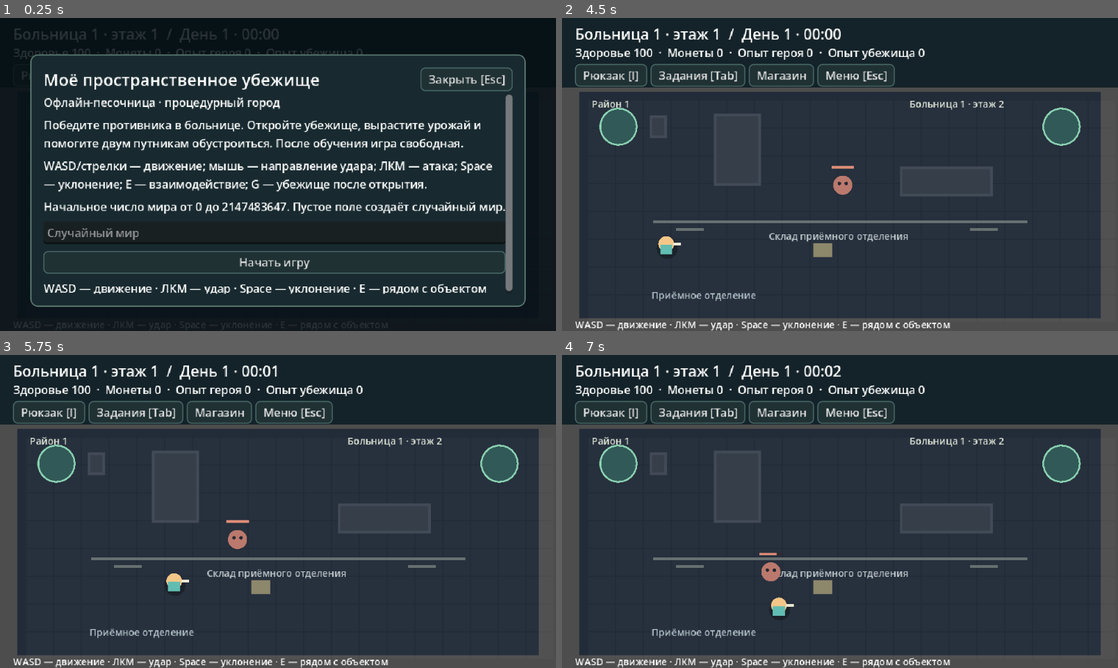
Above: before the commit, frames 1-4 (two rows, left to right).
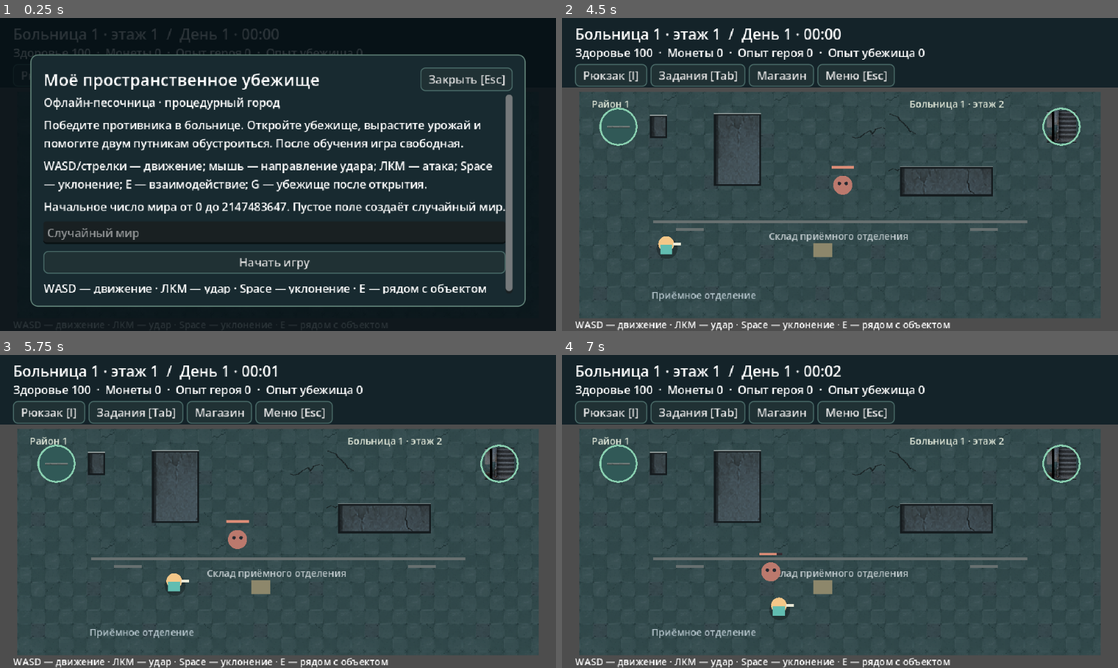
Above: after the commit, the same moments.

Repository: AndreyCokol/My_shelter
Game: Godot game, scene res://game/scenes/main/playable.tscn
The game is run twice, just before and just after one commit, with the same random seed, the same clock (stepped at 60 frames per second) and the same inputs.
Inputs (mouse positions are in pixels of both pictures, inside the frame that each line leads up to):
- Up to frame 1 (0.25 s): no input
- Up to frame 2 (4.5 s): click (834, 233) at 0.52 s; type "12" at 0.6 s; click "Рюкзак [I]" at 1.25 s; click "Задания [Tab]" at 2 s; click "Магазин" at 2.75 s; click "Меню [Esc]" at 3.5 s; click "Начать игру" at 4.25 s
- Up to frame 3 (5.75 s): move the mouse to (400, 495) at 5.02 s; hold D (move_right) from 5.03 s (still down); click (400, 495) at 5.1 s
- Up to frame 4 (7 s): move the mouse to (728, 527) at 5.77 s; release D (move_right) at 5.78 s; hold S (move_down) 5.78-6.53 s; tap Space (dodge) at 5.85 s; click (728, 527) at 5.92 s; move the mouse to (895, 442) at 6.52 s; hold D (move_right) from 6.53 s (still down); hold E (interact) from 6.53 s (still down); click (895, 442) at 6.67 s

The runs differ from the first frame. In frame 2, 43% of the frame differs, in the area x 3-97%, y 23-96%; in frame 3, 43%; in frame 4, 43%.

Commit message:
feat(art): integrate environment textures and interactive inventory grid

Diff:
--- /dev/null
+++ b/game/assets/project/inventory/knife.svg
@@ -0,0 +1 @@
+<svg xmlns="http://www.w3.org/2000/svg" width="24" height="24" viewBox="0 0 24 24" shape-rendering="crispEdges"><path fill="#26282c" d="M19 2h3v6l-8 8h-2l-6 6H2v-4l7-7V9z"/><path fill="#ced3cc" d="M19 3h2v4l-8 8-3-3z"/><path fill="#829094" d="M21 5v3l-7 7-2-1z"/><path fill="#a97145" d="M9 12l3 3-7 6H3v-2z"/><path fill="#e7b977" d="M8 11h2l4 4v2h-2z"/></svg>
--- /dev/null
+++ b/game/assets/project/inventory/lamp_kit.svg
@@ -0,0 +1 @@
+<svg xmlns="http://www.w3.org/2000/svg" width="24" height="24" viewBox="0 0 24 24" shape-rendering="crispEdges"><path fill="#493126" d="M3 8h5V5h8v3h5v13H3z"/><path fill="#996d47" d="M4 9h16v11H4z"/><path fill="#d6a765" d="M5 10h14v3H5zm0 8h14v2H5zm4-9V6h6v3h-2V8h-2v1z"/><path fill="#f1bd63" d="M10 13h4v5h-4z"/><path fill="#ffe4a5" d="M11 14h2v3h-2z"/></svg>
--- /dev/null
+++ b/game/assets/project/inventory/potato.svg
@@ -0,0 +1 @@
+<svg xmlns="http://www.w3.org/2000/svg" width="24" height="24" viewBox="0 0 24 24" shape-rendering="crispEdges"><path fill="#573121" d="M7 5h10v2h3v3h2v7h-3v3H7v-2H3v-4H2v-4h2V7h3z"/><path fill="#ad6c3d" d="M7 7h10v2h3v7h-3v2H7v-2H4v-6h3z"/><path fill="#d49b60" d="M7 8h9v2h2v4h-4v2H7v-2H5v-4h2z"/><path fill="#8c5335" d="M8 10h2v2H8zm6 3h2v2h-2z"/></svg>
--- /dev/null
+++ b/game/assets/project/inventory/salvage.svg
@@ -0,0 +1 @@
+<svg xmlns="http://www.w3.org/2000/svg" width="24" height="24" viewBox="0 0 24 24" shape-rendering="crispEdges"><path fill="#302825" d="M3 8h5V4h4v2h4v3h5v5h-2v6H4v-3H2v-6h1z"/><path fill="#a37d62" d="M4 10h5v7H5v-3H4zm12 0h4v4h-4z"/><path fill="#89969a" d="M9 5h4v2h3v9h-2v2H8v-3h2z"/><path fill="#c5bdad" d="M10 6h2v2h3v2h-4zm0 8h4v2h-4z"/></svg>
--- /dev/null
+++ b/game/assets/project/inventory/seed.svg
@@ -0,0 +1 @@
+<svg xmlns="http://www.w3.org/2000/svg" width="24" height="24" viewBox="0 0 24 24" shape-rendering="crispEdges"><path fill="#482c22" d="M5 8h14v3h2v10H3V11h2z"/><path fill="#bf8550" d="M7 4h10v5h2v10H5V9h2z"/><path fill="#e6b978" d="M7 4h10v3H7zm0 6h10v7H7z"/><path fill="#567b48" d="M11 11h2v5h-2zm2-1h3v2h-3zm-4 2h2v2H9z"/></svg>
--- a/game/scenes/worlds/world.gd
+++ b/game/scenes/worlds/world.gd
@@ -15,6 +15,7 @@
 var last_occlusion_position := Vector2.INF
 const DistrictEvents = preload("res://game/systems/world/district_events.gd")
 const Construction = preload("res://game/systems/shelter/construction.gd")
+const WorldArt = preload("res://game/scenes/worlds/world_art.gd")
 const Layout = preload("res://game/systems/world/world_layout.gd")
 
 func configure_layout(nodes: Dictionary, id: String) -> void:
@@ -36,6 +37,7 @@
 
 func _ready() -> void:
 	z_index = -10
+	texture_repeat = CanvasItem.TEXTURE_REPEAT_ENABLED
 	var walls := [Rect2(20, 85, 600, 10), Rect2(20, 335, 600, 10), Rect2(20, 85, 10, 260), Rect2(610, 85, 10, 260)]
 	walls.append_array(layout.get("obstacles", []))
 	for rect in walls:
@@ -144,8 +146,7 @@
 		return
 	for obstacle in layout.obstacles:
 		if app.hero.position.y < obstacle.end.y and obstacle.grow(18).has_point(app.hero.position):
-			occlusion.draw_rect(obstacle, Color("424a57"))
-			occlusion.draw_rect(obstacle.grow(-3), Color("353e49"))
+			WorldArt.obstacle(occlusion, scene_id, obstacle)
 
 func draw_location_detail() -> void:
 	if layout.is_empty():
@@ -156,47 +157,33 @@
 	match scene_id:
 		"outside":
 			label = Layout.STREET_PROFILES[variant]
-			draw_rect(Rect2(91, 245, 459, 44), Color("303641"))
-			if variant == 0 or variant == 2:
-				for x in range(113, 548, 39):
-					draw_rect(Rect2(x, 264, 20, 3), Color("6a6660"))
-			elif variant == 1:
-				for x in range(116, 532, 16):
-					draw_rect(Rect2(x, 250, 7, 13), Color("756749"))
-			else:
-				for y in [247, 286]:
-					draw_line(Vector2(92, y), Vector2(548, y), Color("6f7678"), 2)
 		"house":
 			label = Layout.HOUSE_PROFILES[variant]
-			for y in range(104, 248, 12):
-				draw_rect(Rect2(126, y, 403, 1), Color("3e383c"))
 		"hospital":
 			label = Layout.HOSPITAL_PROFILES[variant]
 			var accents := [Color("677070"), Color("545875"), Color("435f59"), Color("5e526e")]
 			draw_rect(Rect2(105, 233, 431, 3), accents[variant])
 			for x in [131, 470]:
 				draw_rect(Rect2(x, 242, 32, 3), accents[variant])
-		"shelter":
-			draw_rect(Rect2(121, 137, 420, 103), Color("626646"))
-			for x in range(132, 530, 23):
-				draw_line(Vector2(x, 138), Vector2(x, 239), Color("6a6f4e"), 1)
 	if not label.is_empty():
 		draw_string(ThemeDB.fallback_font, Vector2(103, 323), label, HORIZONTAL_ALIGNMENT_LEFT, -1, 11, Color("b5c5cc"))
 
 func _draw() -> void:
-	var colors := {"hospital": Color("222b38"), "outside": Color("202c37"), "shelter": Color("485e43"), "louvre": Color("383744"), "house": Color("282d38")}
-	draw_rect(Rect2(20, 85, 600, 260), colors[scene_id])
-	for x in range(30, 610, 32):
-		for y in range(95, 335, 32):
-			draw_rect(Rect2(x, y, 31, 31), Color(1, 1, 1, 0.025))
+	var variant := int(str(layout.get("segment", "")).get_slice(":", 1))
+	WorldArt.ground(self, scene_id, variant)
 	draw_location_detail()
 	for portal in portals:
-		draw_circle(portal.position, 21, Color("315957"))
+		var stairs: bool = scene_id == "hospital" and Layout.kind(portal.to) == "hospital"
+		if stairs:
+			WorldArt.stamp(self, "stairs", Rect2(portal.position - Vector2(17, 18), Vector2(34, 36)), WorldArt.COLD)
+		else:
+			draw_circle(portal.position, 21, Color("315957"))
+			if scene_id in ["hospital", "house"]:
+				WorldArt.stamp(self, "threshold", Rect2(portal.position - Vector2(18, 12), Vector2(36, 24)))
 		draw_arc(portal.position, 21, 0, TAU, 24, Color("8cd3b3"), 2)
 		draw_string(ThemeDB.fallback_font, Vector2(34 if portal.position.x < 320 else 400, portal.position.y - 22), portal.label, HORIZONTAL_ALIGNMENT_LEFT, -1, 11, Color("e0e7d8"))
 	for obstacle in layout.get("obstacles", []):
-		draw_rect(obstacle, Color("424a57"))
-		draw_rect(obstacle.grow(-3), Color("353e49"))
+		WorldArt.obstacle(self, scene_id, obstacle)
 	if scene_id == "hospital" and layout.is_empty():
 		for x in [75, 170, 450]:
 			draw_rect(Rect2(x, 120, 44, 68), Color("62747c"))
@@ -208,11 +195,11 @@
 		draw_string(ThemeDB.fallback_font, resource_point + Vector2(-62, -12), label, HORIZONTAL_ALIGNMENT_LEFT, -1, 11, Color("c1cbce"))
 	elif scene_id == "shelter":
 		draw_colored_polygon(PackedVector2Array([Vector2(360, 205), Vector2(405, 130), Vector2(450, 205)]), Color("bda16c"))
-		draw_rect(Rect2(392, 170, 27, 35), Color("594c39"))
+		WorldArt.tile(self, "wood", Rect2(386, 168, 40, 38), WorldArt.WARM)
 		var plots: Array = app.snapshot().crops.plots if app != null else []
 		for i in range(plots.size()):
 			var status: String = plots[i].status
-			draw_rect(Rect2(170 + i * 65, 175, 55, 50), Color("705442"))
+			WorldArt.tile(self, "soil", Rect2(170 + i * 65, 175, 55, 50), WorldArt.WARM)
 			if status != "empty":
 				var leaf := Color("98c46c") if status != "spoiled" else Color("907560")
 				for dx in [12, 30, 44]:
--- /dev/null
+++ b/game/scenes/worlds/world_art.gd
@@ -0,0 +1,62 @@
+extends RefCounted
+
+const ROOT = "res://game/assets/project/world/"
+const HOSPITAL = ["hospital_teal", "hospital_beige", "hospital_blue", "hospital_blue"]
+const HOMES = ["parquet", "linoleum", "ceramic", "concrete"]
+const COLD := Color("9aa9b5")
+const DIM := Color("788895")
+const WARM := Color("fff2d4")
+static var textures := {}
+
+static func texture(id: String) -> Texture2D:
+	if not textures.has(id):
+		textures[id] = load(ROOT + id + ".png")
+	return textures[id]
+
+static func tile(canvas: CanvasItem, id: String, rect: Rect2, tint: Color = Color.WHITE) -> void:
+	canvas.draw_texture_rect(texture(id), rect, true, tint)
+
+static func stamp(canvas: CanvasItem, id: String, rect: Rect2, tint: Color = Color.WHITE) -> void:
+	canvas.draw_texture_rect(texture(id), rect, false, tint)
+
+static func ground(canvas: CanvasItem, kind: String, variant: int) -> void:
+	var bounds := Rect2(20, 85, 600, 260)
+	match kind:
+		"hospital":
+			tile(canvas, HOSPITAL[variant], bounds, DIM)
+			stamp(canvas, "cracks", Rect2(328, 104 + 24 * variant, 86, 86), COLD)
+		"house":
+			tile(canvas, HOMES[variant], bounds, DIM)
+		"outside":
+			tile(canvas, "street_grass", bounds, DIM)
+			tile(canvas, "pavement", Rect2(20, 215, 600, 120), COLD)
+			tile(canvas, "asphalt_broken" if variant in [1, 2] else "asphalt", Rect2(20, 238, 600, 72), COLD)
+			for y in [233, 305]:
+				for x in range(20, 620, 60):
+					stamp(canvas, "curb", Rect2(x, y - 9, 60, 18), COLD)
+			if variant == 0:
+				stamp(canvas, "crosswalk", Rect2(398, 239, 63, 69), COLD)
+			elif variant == 3:
+				for x in range(44, 576, 64):
+					stamp(canvas, "road_dash", Rect2(x, 251, 52, 42), COLD)
+			elif variant == 2:
+				stamp(canvas, "weeds", Rect2(403, 159, 74, 74), COLD)
+			stamp(canvas, "puddle", Rect2(167 + 38 * variant, 166, 56, 56), COLD)
+		"shelter":
+			tile(canvas, "grass", bounds, WARM)
+			tile(canvas, "path", Rect2(20, 142, 600, 36), WARM)
+			tile(canvas, "flowers", Rect2(448, 211, 157, 116), WARM)
+		_:
+			tile(canvas, "asphalt_broken", bounds, COLD)
+			tile(canvas, "pavement", Rect2(117, 149, 411, 80), COLD)
+
+static func obstacle(canvas: CanvasItem, kind: String, rect: Rect2) -> void:
+	var surface := "concrete"
+	if kind == "hospital":
+		surface = "hospital_wall"
+	elif kind == "house":
+		surface = "wallpaper"
+	canvas.draw_rect(rect, Color("141a1d"))
+	if rect.size.x > 4 and rect.size.y > 4:
+		tile(canvas, surface, rect.grow(-2), DIM)
+	canvas.draw_line(rect.position, Vector2(rect.end.x, rect.position.y), Color("98a2a1"), 1)
--- a/game/tests/e2e/run_runtime_tests.gd
+++ b/game/tests/e2e/run_runtime_tests.gd
@@ -52,6 +52,26 @@
 	check(app.session.pauses.is_paused(), "step12 inventory modal pauses clock")
 	app.ui.run_command("inventory.claim_parcel", {"parcel_id": "starter"})
 	check(app.last_result.ok and app.session.pauses.is_paused(), "step12 panel command releases only own token and restores pause")
+	await process_frame
+	var item: Dictionary = app.snapshot().inventory.items.filter(func(stack): return stack.type_id == "seed.basic")[0]
+	for slot in app.ui.body.find_children("*", "Button", true, false):
+		if slot.tooltip_text == "Семена":
+			slot.pressed.emit()
+			break
+	var move_to_storage: Array = app.ui.body.find_children("*", "Button", true, false).filter(func(control): return control.text == "В хранилище")
+	check(app.ui.inventory_selection == item.instance_id and move_to_storage.size() == 1, "inventory grid selection opens the actual item action")
+	if not move_to_storage.is_empty():
+		move_to_storage[0].pressed.emit()
+	await process_frame
+	var storage_tab: Array = app.ui.body.find_children("*", "Button", true, false).filter(func(control): return control.text == "Хранилище")
+	if not storage_tab.is_empty():
+		storage_tab[0].pressed.emit()
+	var move_to_bag: Array = app.ui.body.find_children("*", "Button", true, false).filter(func(control): return control.text == "В рюкзак")
+	check(app.last_result.ok and app.ui.inventory_container == "storage" and move_to_bag.size() == 1, "storage tab shows the transferred item")
+	if not move_to_bag.is_empty():
+		move_to_bag[0].pressed.emit()
+	await process_frame
+	check(app.last_result.ok and app.snapshot().inventory.items.any(func(stack): return stack.type_id == "seed.basic" and stack.container_id == "player" and stack.quantity == 4), "inventory UI moves the complete available stack back")
 	var external: int = app.session.pauses.acquire_pause("test-other-window")
 	app.ui.run_command("inventory.purchase", {"offer_id": "seed"})
 	check(app.last_result.code == "PAUSED", "step12 panel cannot bypass another pause owner")
@@ -83,6 +103,15 @@
 				print("DIFFERENT ", key, " before=", saved[key], " after=", app.snapshot()[key])
 	check(loaded_result.ok and app.snapshot() == saved and app.hero.health == 73 and app.hero.position == Vector2(200, 270), "E2E05 load installs all domains position and health")
 	app.ui.open_panel("inventory")
+	var reserved_id: String = saved.inventory.reservations[0].instance_id
+	var reserved_stack: Dictionary = saved.inventory.items.filter(func(stack): return stack.instance_id == reserved_id)[0]
+	app.ui.select_inventory(reserved_stack.container_id, reserved_id)
+	var reserved_quantity := 0
+	for reservation in saved.inventory.reservations:
+		if reservation.instance_id == reserved_id:
+			reserved_quantity += int(reservation.quantity)
+	var matching_labels: Array = app.ui.body.find_children("*", "Label", true, false).filter(func(control): return ("В резерве: %d" % reserved_quantity) in control.text)
+	check(matching_labels.size() == 1, "inventory details show the real reservation on the selected stack")
 	var focused_button: Button = app.ui.body.find_children("*", "Button", true, false)[0]
 	focused_button.grab_focus()
 	var escape := InputEventKey.new()
--- a/game/tests/e2e/run_visual_tests.gd
+++ b/game/tests/e2e/run_visual_tests.gd
@@ -34,7 +34,10 @@
 		await physics_frame
 	await process_frame
 	check(app.snapshot().world_states.first_enemy_defeated, "step13 render scene keeps gameplay alive")
+	await RenderingServer.frame_post_draw
+	root.get_texture().get_image().save_png("/tmp/shelter-visual/hospital.png")
 	app.transition("shelter")
+	check(app.command("inventory.claim_parcel", {"parcel_id": "starter"}).ok, "populate inventory with real gameplay items")
 	await process_frame
 	await RenderingServer.frame_post_draw
 	root.get_texture().get_image().save_png("/tmp/shelter-visual/shelter.png")
--- a/game/ui/game_ui.gd
+++ b/game/ui/game_ui.gd
@@ -6,7 +6,18 @@
 const Work = preload("res://game/systems/shelter/resident_work.gd")
 const Construction = preload("res://game/systems/shelter/construction.gd")
 const Layout = preload("res://game/systems/world/world_layout.gd")
+const Gameplay = preload("res://game/systems/gameplay/gameplay_commands.gd")
 const Art = preload("res://game/ui/asset_theme.gd")
+
+const ITEM_ICONS = {
+	"seed.basic": preload("res://game/assets/project/inventory/seed.svg"),
+	"crop.potato": preload("res://game/assets/project/inventory/potato.svg"),
+	"tool.basic": preload("res://game/assets/project/inventory/knife.svg"),
+	"material.salvage": preload("res://game/assets/project/inventory/salvage.svg"),
+	"material.lamp_kit": preload("res://game/assets/project/inventory/lamp_kit.svg"),
+}
+var inventory_container := "player"
+var inventory_selection := ""
 
 var app
 var panel_id: String = ""
@@ -323,15 +334,7 @@
 			if app.hero.defeated:
 				button(body, "Повторить безопасное восстановление героя", _retry_defeat)
 		"inventory":
-			if state.schema_version == 4 and state.scene.current_scene_id == "shelter":
-				button(body, "Работа жителей", open_panel.bind("jobs"))
-			line("Системная посылка доступна после открытия убежища. Переносится весь свободный остаток стека.")
-			button(body, "Получить стартовую посылку", run_command.bind("inventory.claim_parcel", {"parcel_id": "starter"}))
-			for item in state.inventory.items:
-				var available: int = preload("res://game/systems/gameplay/gameplay_commands.gd").available(state, item)
-				line("%s ×%d · %s · свободно %d" % [app.rules().items[item.type_id].name, item.quantity, "рюкзак" if item.container_id == "player" else "хранилище", available])
-				if available > 0:
-					button(body, "В хранилище" if item.container_id == "player" else "В рюкзак", run_command.bind("inventory.transfer", {"instance_id": item.instance_id, "from_id": item.container_id, "to_id": "storage" if item.container_id == "player" else "player", "quantity": available}))
+			render_inventory(state)
 		"workshop":
 			if state.schema_version != 4 or state.scene.current_scene_id != "shelter":
 				line("Мастерская доступна на стройплощадке убежища.")
@@ -401,6 +404,132 @@
 	if not notice.text.is_empty():
 		line(notice.text)
 
+func render_inventory(state: Dictionary) -> void:
+	var names := {"player": "Рюкзак", "storage": "Хранилище"}
+	var stacks: Array = state.inventory.items.filter(func(item): return item.container_id == inventory_container)
+	var used := 0
+	var capacity := 0
+	for container in state.inventory.containers:
+		if container.id == inventory_container:
+			capacity = int(container.capacity_units)
+	var selected := {}
+	for item in stacks:
+		used += int(item.quantity)
+		if item.instance_id == inventory_selection:
+			selected = item
+	if selected.is_empty() and not stacks.is_empty():
+		selected = stacks[0]
+	inventory_selection = selected.get("instance_id", "")
+	var tabs := HBoxContainer.new()
+	body.add_child(tabs)
+	var accent := Color("b9945a") if state.scene.current_scene_id == "shelter" else Color("bd744d")
+	for id in names:
+		var tab := button(tabs, names[id], select_inventory.bind(id, ""))
+		if id == inventory_container:
+			tab.name = "InventoryCurrentTab"
+			tab.add_theme_stylebox_override("normal", inventory_style(Color("472a23"), accent, 2))
+	var usage := Label.new()
+	usage.text = "%d / %d ед.    ·    Монеты %d" % [used, capacity, state.wallet.system_coins]
+	usage.size_flags_horizontal = Control.SIZE_EXPAND_FILL
+	usage.horizontal_alignment = HORIZONTAL_ALIGNMENT_RIGHT
+	tabs.add_child(usage)
+
+	var content := HBoxContainer.new()
+	content.add_theme_constant_override("separation", 8)
+	body.add_child(content)
+	var grid := GridContainer.new()
+	grid.columns = 6
+	grid.add_theme_constant_override("h_separation", 4)
+	grid.add_theme_constant_override("v_separation", 4)
+	content.add_child(grid)
+	var rules: Dictionary = app.rules()
+	for index in range(maxi(18, ceili(stacks.size() / 6.0) * 6)):
+		var item: Dictionary = stacks[index] if index < stacks.size() else {}
+		var slot := Button.new()
+		slot.custom_minimum_size = Vector2(47, 35)
+		slot.icon_alignment = HORIZONTAL_ALIGNMENT_CENTER
+		slot.add_theme_constant_override("icon_max_width", 23)
+		slot.add_theme_stylebox_override("normal", inventory_style(Color("211e1b"), Color("73523d")))
+		slot.add_theme_stylebox_override("disabled", inventory_style(Color("161516"), Color("443831")))
+		slot.add_theme_stylebox_override("hover", inventory_style(Color("382820"), accent))
+		slot.add_theme_stylebox_override("pressed", inventory_style(Color("503126"), accent, 2))
+		slot.add_theme_stylebox_override("focus", inventory_style(Color.TRANSPARENT, Color("f1c27a"), 2))
+		grid.add_child(slot)
+		if item.is_empty():
+			slot.disabled = true
+			continue
+		slot.icon = ITEM_ICONS.get(item.type_id, Art.texture("inventory"))
+		slot.tooltip_text = rules.items[item.type_id].name
+		slot.pressed.connect(select_inventory.bind(inventory_container, item.instance_id))
+		if item.instance_id == inventory_selection:
+			slot.name = "InventorySelectedSlot"
+			slot.add_theme_stylebox_override("normal", inventory_style(Color("382820"), accent, 2))
+		var count := Label.new()
+		count.text = str(item.quantity)
+		count.add_theme_font_size_override("font_size", 10)
+		count.mouse_filter = Control.MOUSE_FILTER_IGNORE
+		slot.add_child(count)
+		count.set_anchors_and_offsets_preset(Control.PRESET_BOTTOM_RIGHT)
+		count.offset_left = -19
+		count.offset_top = -14
+		count.offset_right = -3
+		count.offset_bottom = -1
+		count.horizontal_alignment = HORIZONTAL_ALIGNMENT_RIGHT
+
+	var card := PanelContainer.new()
+	card.size_flags_horizontal = Control.SIZE_EXPAND_FILL
+	card.add_theme_stylebox_override("panel", inventory_style(Color("231e1a"), accent))
+	content.add_child(card)
+	var details := VBoxContainer.new()
+	card.add_child(details)
+	var title := Label.new()
+	title.text = "Пусто" if selected.is_empty() else rules.items[selected.type_id].name
+	title.autowrap_mode = TextServer.AUTOWRAP_WORD_SMART
+	title.add_theme_color_override("font_color", Color("f2d6a4"))
+	details.add_child(title)
+	if selected.is_empty():
+		var hint := Label.new()
+		hint.text = "Здесь будут найденные или перенесённые предметы."
+		hint.autowrap_mode = TextServer.AUTOWRAP_WORD_SMART
+		details.add_child(hint)
+	else:
+		var available: int = Gameplay.available(state, selected)
+		var quantities := Label.new()
+		quantities.text = "Всего: %d
+Свободно: %d
+В резерве: %d" % [selected.quantity, available, int(selected.quantity) - available]
+		details.add_child(quantities)
+		var target := "storage" if inventory_container == "player" else "player"
+		var move := button(details, "В " + names[target].to_lower(), run_command.bind("inventory.transfer", {
+			"instance_id": selected.instance_id, "from_id": inventory_container, "to_id": target, "quantity": available,
+		}))
+		move.disabled = available <= 0
+	var actions := HBoxContainer.new()
+	body.add_child(actions)
+	if state.schema_version == 4 and state.scene.current_scene_id == "shelter":
+		button(actions, "Работа жителей", open_panel.bind("jobs"))
+	if "starter" not in state.shelter.claimed_parcel_ids:
+		button(actions, "Стартовая посылка", run_command.bind("inventory.claim_parcel", {"parcel_id": "starter"}))
+
+func select_inventory(container: String, instance_id: String) -> void:
+	inventory_container = container
+	inventory_selection = instance_id
+	render_panel()
+	var focus_name := "InventoryCurrentTab" if instance_id.is_empty() else "InventorySelectedSlot"
+	var focused := body.find_child(focus_name, true, false) as Button
+	if focused != null:
+		focused.grab_focus()
+
+static func inventory_style(fill: Color, border: Color, thickness: int = 1) -> StyleBoxFlat:
+	var style := StyleBoxFlat.new()
+	style.bg_color = fill
+	style.border_color = border
+	style.set_border_width_all(thickness)
+	style.set_corner_radius_all(3)
+	for side in [SIDE_LEFT, SIDE_TOP, SIDE_RIGHT, SIDE_BOTTOM]:
+		style.set_content_margin(side, 6)
+	return style
+
 func draw_city_map(canvas: Control, state: Dictionary) -> void:
 	var manifest: Dictionary = state.world_states.layout
 	var version: int = int(manifest.generator_version)
Binary file added: game/assets/project/world/asphalt.png
Binary file added: game/assets/project/world/asphalt_broken.png
Binary file added: game/assets/project/world/ceramic.png
Binary file added: game/assets/project/world/concrete.png
Binary file added: game/assets/project/world/cracks.png
Binary file added: game/assets/project/world/crosswalk.png
Binary file added: game/assets/project/world/curb.png
Binary file added: game/assets/project/world/flowers.png
Binary file added: game/assets/project/world/grass.png
Binary file added: game/assets/project/world/hospital_beige.png
Binary file added: game/assets/project/world/hospital_blue.png
Binary file added: game/assets/project/world/hospital_teal.png
(and 15 more such lines)
